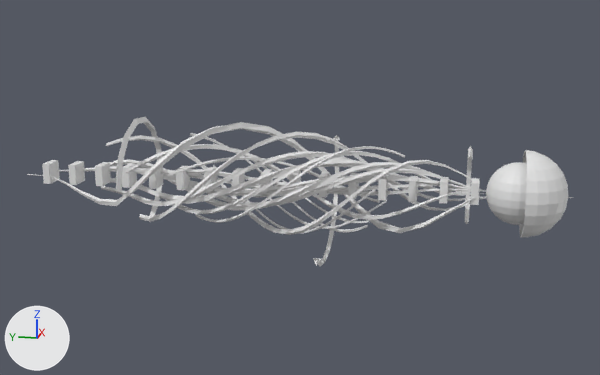
An edit to the OBJ model Assets/Models/UpperArm/bras_0016.obj, drawn before and after from the same camera.
The view is the same before and after, from a 50 mm lens placed at (-1.284, -0.271, 0.314), pointed at (0.016, -0.011, -0.011). Arrows for +X, +Y and +Z are at lower left; the lights stay in place. Where no turn or scale is listed for an object, it has been applied to the vertices. Vertices at the same position are counted once.

Names of what the first picture shows: 'bras_0016'.
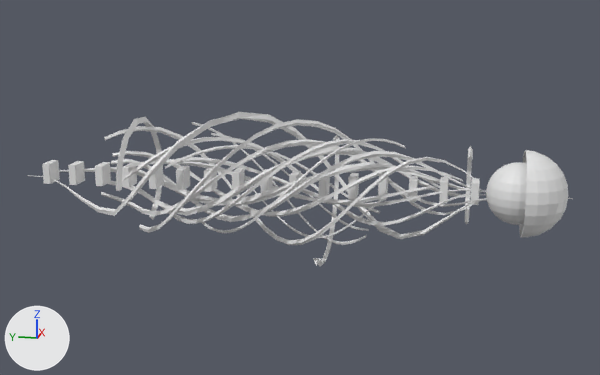
Diff of the bpy script that builds the scene:
```diff
--- a/Assets/Models/UpperArm/bras_0016.obj.py
+++ b/Assets/Models/UpperArm/bras_0016.obj.py
@@ me_bras_0016 @@
-me_bras_0016.from_pydata(...)  # 2536 vertices, 2545 faces; spans x -0.103..0.131, y -0.437..0.461, z -0.132..0.099
+me_bras_0016.from_pydata(...)  # 2537 vertices, 2545 faces; spans x -0.106..0.131, y -0.437..0.461, z -0.132..0.114
+# me_bras_0016 part 1: the loose piece of 98 vertices spanning x -0.071..0.031, y -0.18..0.168, z -0.071..0.066 is multiplied about the mesh origin by the matrix ((1.23, 0.001, -0.176), (0.0, 1.0, 0.0), (0.176, -0.002, 1.226))
+# me_bras_0016 part 2: the loose piece of 98 vertices spanning x -0.076..0.08, y -0.145..0.155, z -0.08..0.016 is multiplied about the mesh origin by the matrix ((1.211, 0.003, 0.136), (0.0, 1.0, 0.0), (-0.132, -0.002, 1.215))
+# me_bras_0016 part 3: the loose piece of 98 vertices spanning x -0.06..0.071, y -0.161..0.099, z -0.071..-0.004 is multiplied about the mesh origin by the matrix ((1.208, 0.005, 0.19), (0.0, 1.0, 0.0), (-0.181, -0.005, 1.215))
+# me_bras_0016 part 4: the loose piece of 98 vertices spanning x -0.045..0.076, y -0.13..0.177, z -0.076..0.071 is multiplied about the mesh origin by the matrix ((1.264, 0.003, 0.036), (0.0, 1.0, 0.0), (-0.042, 0.003, 1.262))
+# me_bras_0016 part 5: the loose piece of 98 vertices spanning x -0.022..0.062, y -0.129..0.139, z -0.061..0.055 is multiplied about the mesh origin by the matrix ((1.215, -0.004, -0.247), (0.0, 1.0, 0.0), (0.245, 0.009, 1.197))
+# me_bras_0016 part 6: the loose piece of 98 vertices spanning x -0.083..0.076, y -0.353..0.256, z -0.071..0.083 is rebuilt with 98 vertices and now spans x -0.076..0.053, y -0.298..0.245, z -0.074..0.075
+# me_bras_0016 part 7: the loose piece of 98 vertices spanning x -0.045..0.058, y -0.3..0.267, z -0.055..0.058 is rebuilt with 98 vertices and now spans x -0.06..0.071, y -0.3..0.267, z -0.065..0.071
+# me_bras_0016 part 8: the loose piece of 98 vertices spanning x -0.058..0.039, y -0.298..0.245, z -0.058..0.058 is rebuilt with 98 vertices and now spans x -0.055..0.056, y -0.272..0.314, z -0.056..0.04
+# me_bras_0016 part 9: the loose piece of 98 vertices spanning x -0.043..0.032, y -0.437..0.339, z -0.042..0.043 is rebuilt with 98 vertices and now spans x -0.063..0.046, y -0.437..0.339, z -0.061..0.063
+# me_bras_0016 part 10: the loose piece of 98 vertices spanning x -0.053..0.047, y -0.299..0.335, z -0.046..0.053 is rebuilt with 98 vertices and now spans x -0.071..0.065, y -0.299..0.335, z -0.062..0.071
+# me_bras_0016 part 11: the loose piece of 98 vertices spanning x -0.05..0.045, y -0.337..0.326, z -0.049..0.043 is rebuilt with 98 vertices and now spans x -0.068..0.06, y -0.337..0.326, z -0.069..0.061
+# me_bras_0016 part 12: the loose piece of 98 vertices spanning x -0.022..0.014, y -0.243..0.195, z -0.022..0.02 is rebuilt with 98 vertices and now spans x -0.025..0.031, y -0.226..0.277, z -0.031..0.03
+# me_bras_0016 part 13: the loose piece of 98 vertices spanning x -0.042..0.039, y -0.272..0.314, z -0.042..0.033 is rebuilt with 98 vertices and now spans x -0.042..0.029, y -0.243..0.195, z -0.042..0.038
+# me_bras_0016 part 14: the loose piece of 98 vertices spanning x -0.081..0.084, y -0.298..0.321, z -0.084..0.064 is rebuilt with 98 vertices and now spans x -0.096..0.101, y -0.298..0.321, z -0.101..0.08
+# me_bras_0016 part 15: the loose piece of 98 vertices spanning x -0.015..0.016, y -0.226..0.277, z -0.015..0.012 is rebuilt with 98 vertices and now spans x -0.022..0.035, y -0.29..0.192, z -0.034..0.035
+# me_bras_0016 part 16: the loose piece of 98 vertices spanning x -0.036..0.039, y -0.142..0.196, z -0.031..0.039 is rebuilt with 98 vertices and now spans x -0.049..0.058, y -0.142..0.196, z -0.049..0.058
+# me_bras_0016 part 17: a new loose piece of 98 vertices spanning x -0.103..0.094, y -0.353..0.256, z -0.088..0.103
+# me_bras_0016 part 18: 286 vertices removed from x -0.088..0.094, y -0.416..0.461, z -0.078..0.095; 189 vertices added at x -0.106..0.112, y -0.416..0.461, z -0.088..0.114
```

Boxes (x1, y1, x2, y2) around the edits, measured in the pictures (600 x 375 px; the box of a moved part takes in the faces that stretch with it):
'bras_0016', reshaped
    before: (27, 117, 573, 266)
    after: (27, 112, 573, 266)
part 1 of me_bras_0016, moved or reshaped
    before: (196, 146, 405, 223)
    after: (199, 138, 405, 233)
part 2 of me_bras_0016, moved or reshaped (not visible afterwards)
    before: (213, 165, 376, 233)
part 3 of me_bras_0016, moved or reshaped
    before: (245, 175, 387, 229)
    after: (245, 180, 386, 238)
part 4 of me_bras_0016, moved or reshaped
    before: (190, 133, 368, 232)
    after: (192, 122, 366, 245)
part 5 of me_bras_0016, moved or reshaped
    before: (213, 143, 369, 223)
    after: (211, 133, 369, 231)
part 6 of me_bras_0016, rebuilt (14% narrower)
    before: (139, 132, 487, 222)
    after: (163, 139, 462, 224)
part 7 of me_bras_0016, rebuilt (18% taller)
    before: (125, 144, 480, 220)
    after: (122, 136, 481, 226)
part 8 of me_bras_0016, rebuilt (12% wider)
    before: (156, 151, 470, 214)
    after: (112, 151, 463, 217)
part 9 of me_bras_0016, rebuilt (52% taller)
    before: (110, 159, 573, 204)
    after: (108, 147, 573, 216)
part 10 of me_bras_0016, rebuilt (39% taller)
    before: (101, 151, 480, 206)
    after: (101, 139, 480, 216)
part 11 of me_bras_0016, rebuilt (47% taller)
    before: (110, 162, 486, 210)
    after: (111, 151, 486, 222)
part 12 of me_bras_0016, rebuilt (21% wider, 130% taller)
    before: (188, 175, 440, 194)
    after: (126, 159, 432, 204)
part 13 of me_bras_0016, rebuilt (27% narrower, 12% shorter)
    before: (113, 159, 463, 206)
    after: (185, 165, 440, 206)
part 14 of me_bras_0016, rebuilt (19% taller)
    before: (106, 135, 473, 235)
    after: (105, 126, 477, 245)
part 15 of me_bras_0016, rebuilt (96% taller)
    before: (132, 168, 433, 193)
    after: (176, 157, 471, 207)
part 16 of me_bras_0016, rebuilt (49% taller)
    before: (168, 157, 380, 203)
    after: (165, 145, 380, 214)
part 17 of me_bras_0016, added
    after: (139, 119, 486, 233)
part 18 of me_bras_0016, moved or reshaped
    before: (27, 122, 488, 233)
    after: (27, 112, 488, 239)
